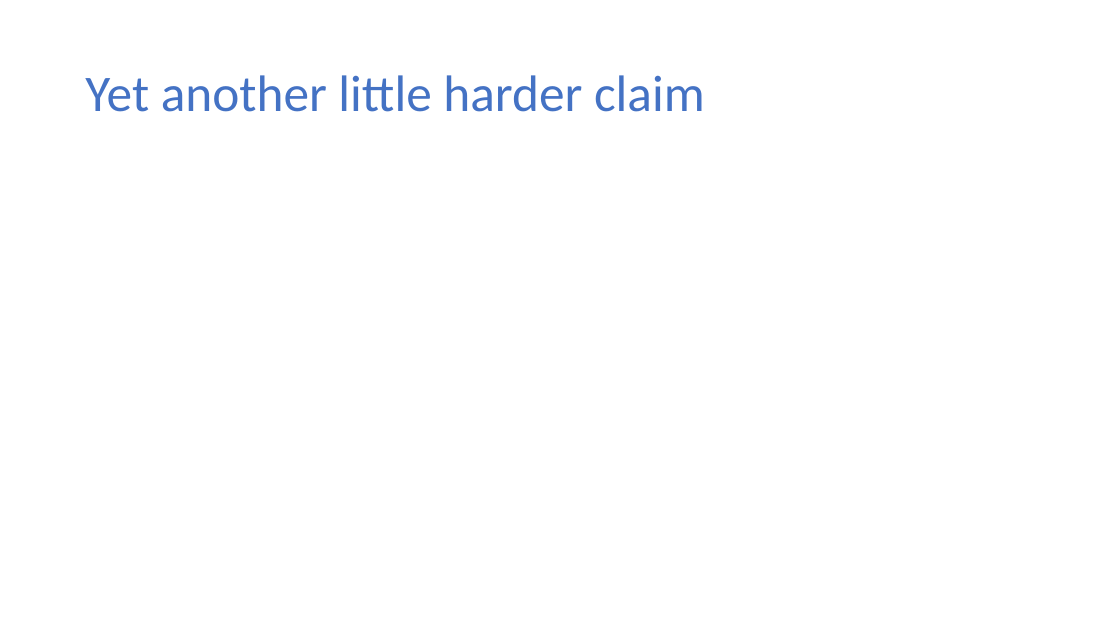
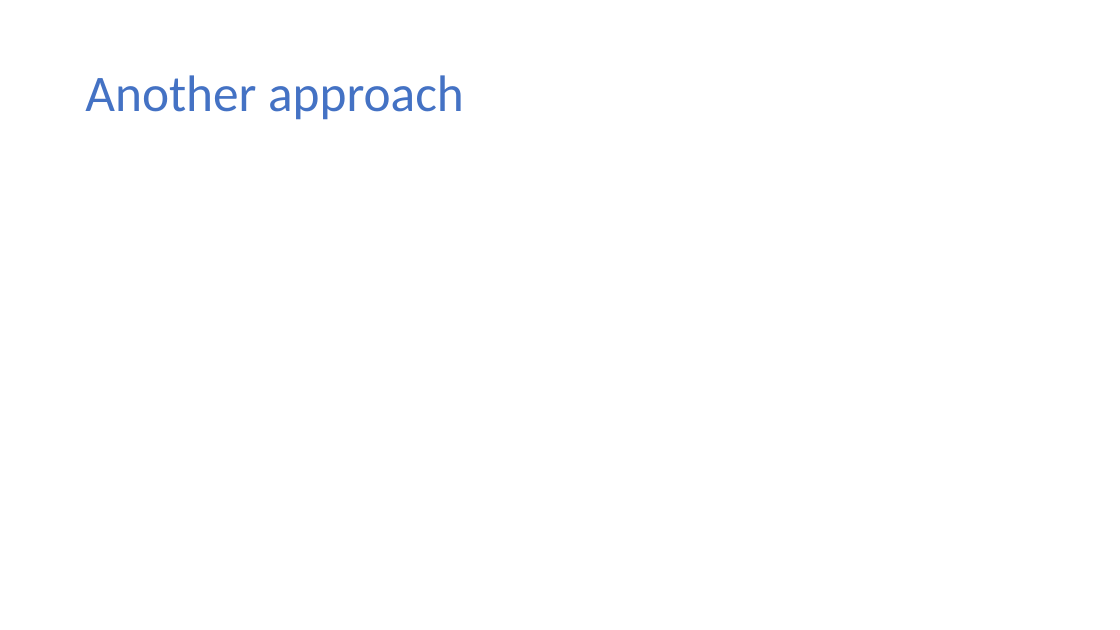
Before and after one commit to ekkapotc/EA2021, a slide deck: slide 28 of Slides/Lecture 1.pptx. Drawn at 1120x630 pixels with LibreOffice and Linux fonts; fonts in the diff are those of the drawing; grey boxes stand for pictures. Boxes give left, top, right and bottom in pixels: in the first picture for what was removed or moved away, otherwise in the second. Text is boxed around its words. In the diff, an @@ line names an element or a change of style, - is before the commit and + after.

```diff
--- a/Slides/Lecture 1.pptx
+++ b/Slides/Lecture 1.pptx
@@ title at [85,75,464,120]: text changed @@
-Yet another little harder claim
+Another approach
```
Also in this commit, not shown: 1 other slide changed, 1 other file.
